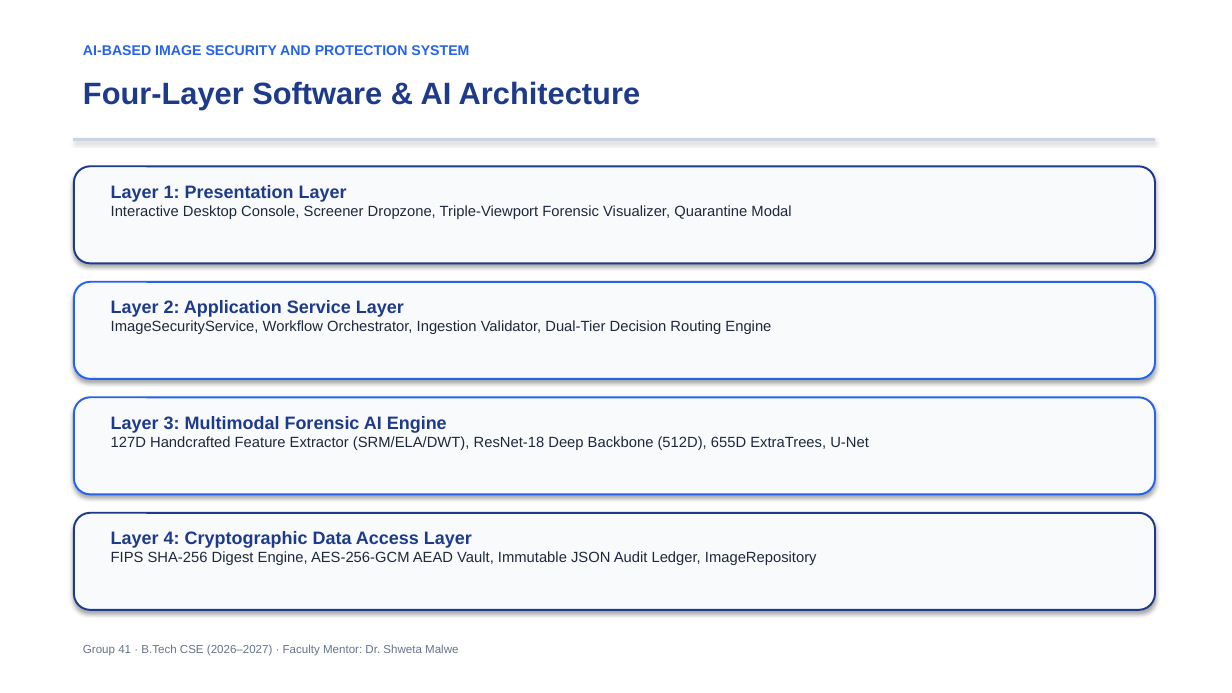
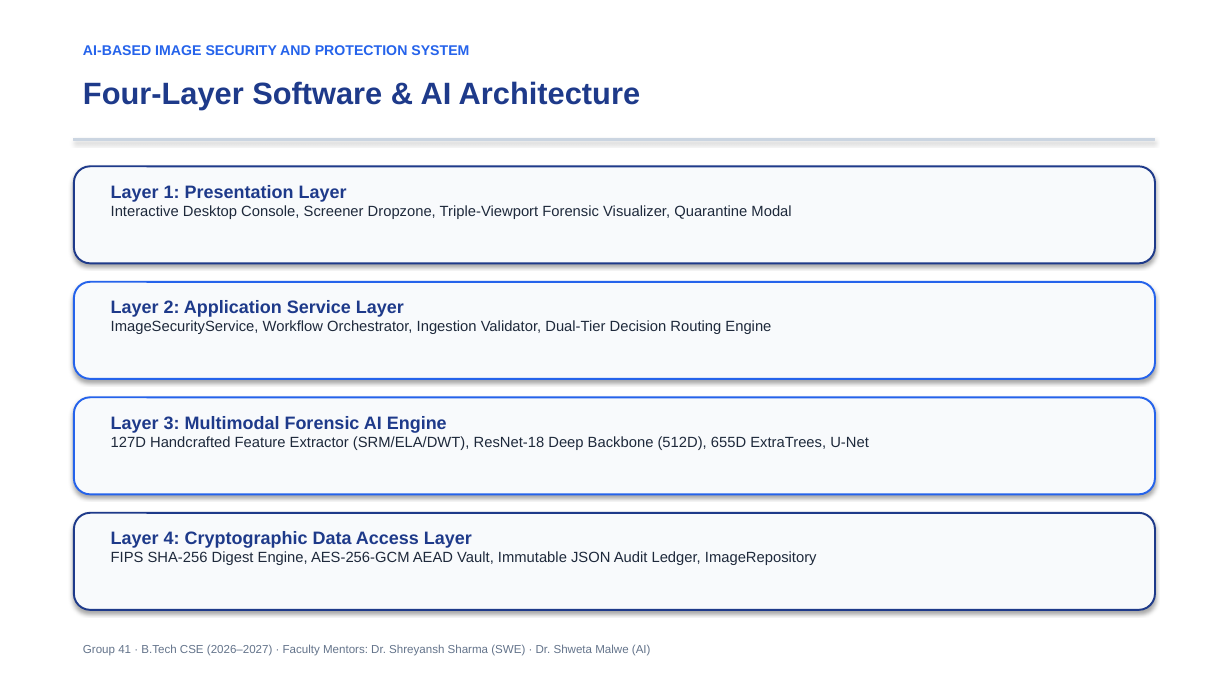
Before and after one commit to paarthbhatt/ai-image-security-protection-system, a slide deck: slide 3 of Project/08_Presentation.pptx. Drawn at 1232x693 pixels with LibreOffice and Linux fonts; fonts in the diff are those of the drawing. Boxes give left, top, right and bottom in pixels: in the first picture for what was removed or moved away, otherwise in the second. Text is boxed around its words. In the diff, an @@ line names an element or a change of style, - is before the commit and + after.

Commit message:
chore: set SWE mentor to Dr. Shreyansh Sharma, remove self-grading 15/15 references

```diff
--- a/Project/08_Presentation.pptx
+++ b/Project/08_Presentation.pptx
@@ text at bbox=[83, 644, 651, 656]: text changed @@
-Group 41 · B.Tech CSE (2026–2027) · Faculty Mentor: Dr. Shweta Malwe
+Group 41 · B.Tech CSE (2026–2027) · Faculty Mentors: Dr. Shreyansh Sharma (SWE) · Dr. Shweta Malwe (AI)
```
Also in this commit, not shown: 9 other slides changed, 7 other files.
